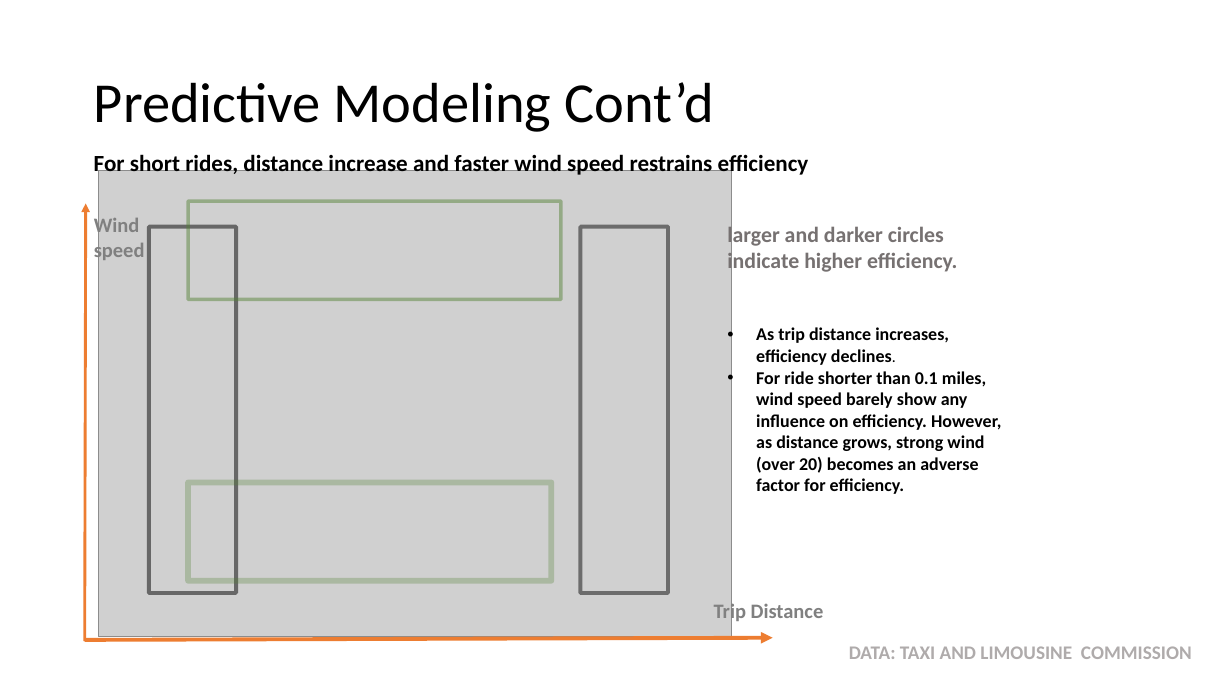
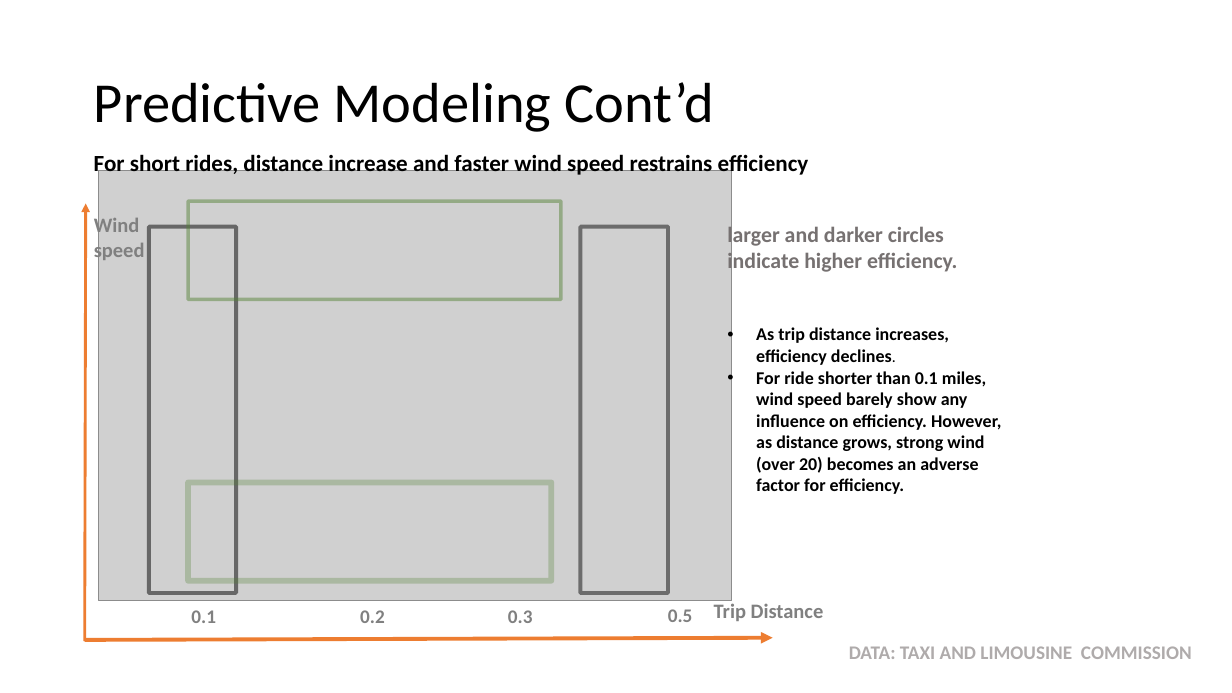
Before and after one commit to MiyainNYC/PySpark-Data-Challenge, a slide deck: slide 26 of DataChallengeAssessment.pptx. Drawn at 1232x693 pixels with LibreOffice and Linux fonts; fonts in the diff are those of the drawing; grey boxes stand for pictures. Boxes give left, top, right and bottom in pixels: in the first picture for what was removed or moved away, otherwise in the second. Text is boxed around its words. In the diff, an @@ line names an element or a change of style, - is before the commit and + after.

```diff
--- a/DataChallengeAssessment.pptx
+++ b/DataChallengeAssessment.pptx
@@ picture: place and size @@
-picture at <box>99,171,731,637</box>
+picture at <box>99,171,731,601</box>
@@ text added at <box>191,610,216,623</box>, 15 pt, text #808080, bold @@
+0.1
@@ text added at <box>360,610,385,623</box>, 15 pt, text #808080, bold @@
+0.2
@@ text added at <box>508,610,533,623</box>, 15 pt, text #808080, bold @@
+0.3
@@ text added at <box>668,609,693,622</box>, 15 pt, text #808080, bold @@
+0.5
```
Also in this commit, not shown: 10 other slides changed, 4 slides added, 3 slides removed.
